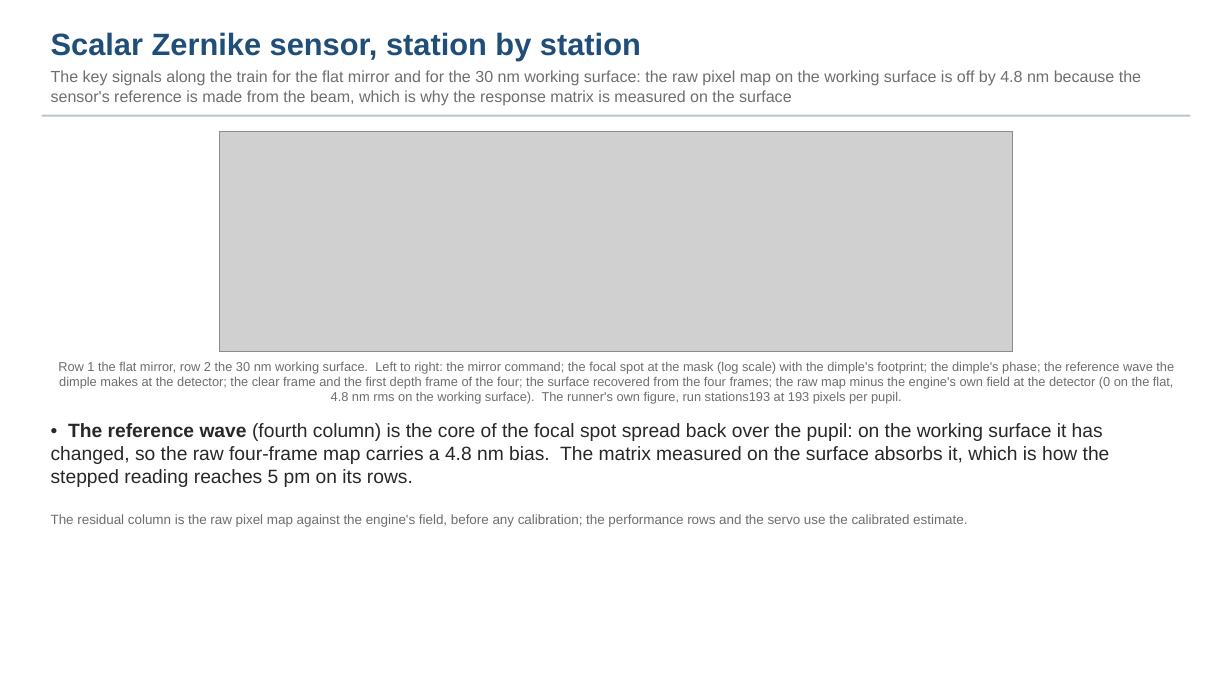
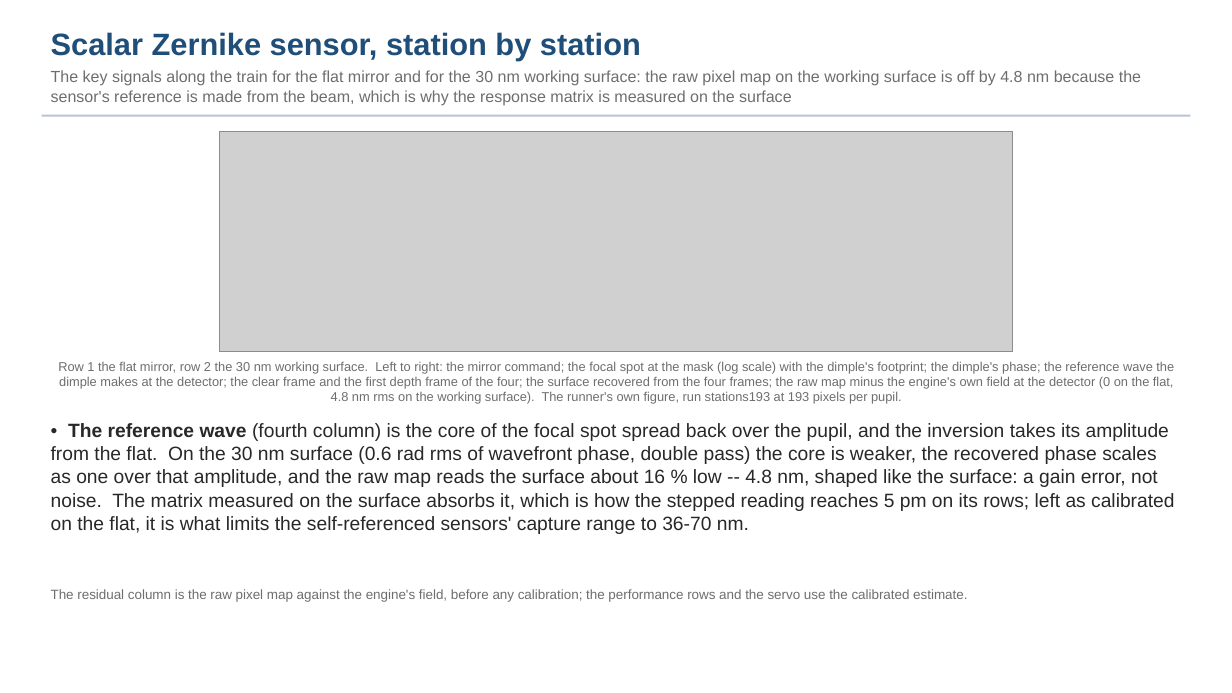
Before and after one commit to nasa-jpl/macos, a slide deck: slide 31 of demo_session/deck_gauges_short_baseline.pptx. Drawn at 1232x693 pixels with LibreOffice and Linux fonts; fonts in the diff are those of the drawing; grey boxes stand for pictures. Boxes give left, top, right and bottom in pixels: in the first picture for what was removed or moved away, otherwise in the second. Text is boxed around its words. In the diff, an @@ line names an element or a change of style, - is before the commit and + after.

```diff
--- a/demo_session/deck_gauges_short_baseline.pptx
+++ b/demo_session/deck_gauges_short_baseline.pptx
@@ text at (51, 423, 1174, 534): text changed @@
-• The reference wave (fourth column) is the core of the focal spot spread back over the pupil: on the working surface it has changed, so the raw four-frame map carries a 4.8 nm bias. The matrix measured on the surface absorbs it, which is how the stepped reading reaches 5 pm on its rows.
+• The reference wave (fourth column) is the core of the focal spot spread back over the pupil, and the inversion takes its amplitude from the flat. On the 30 nm surface (0.6 rad rms of wavefront phase, double pass) the core is weaker, the recovered phase scales as one over that amplitude, and the raw map reads the surface about 16 % low -- 4.8 nm, shaped like the surface: a gain error, not noise. The matrix measured on the surface absorbs it, which is how the stepped reading reaches 5 pm on its rows; left as calibrated on the flat, it is what limits the self-referenced sensors' capture range to 36-70 nm.
@@ text "The residual column is the ...": place and size @@
-text "The residual column is the ..." at (51, 514, 967, 527)
+text "The residual column is the ..." at (51, 589, 967, 602)
```
Also in this commit, not shown: 1 other slide changed, 7 other files.
